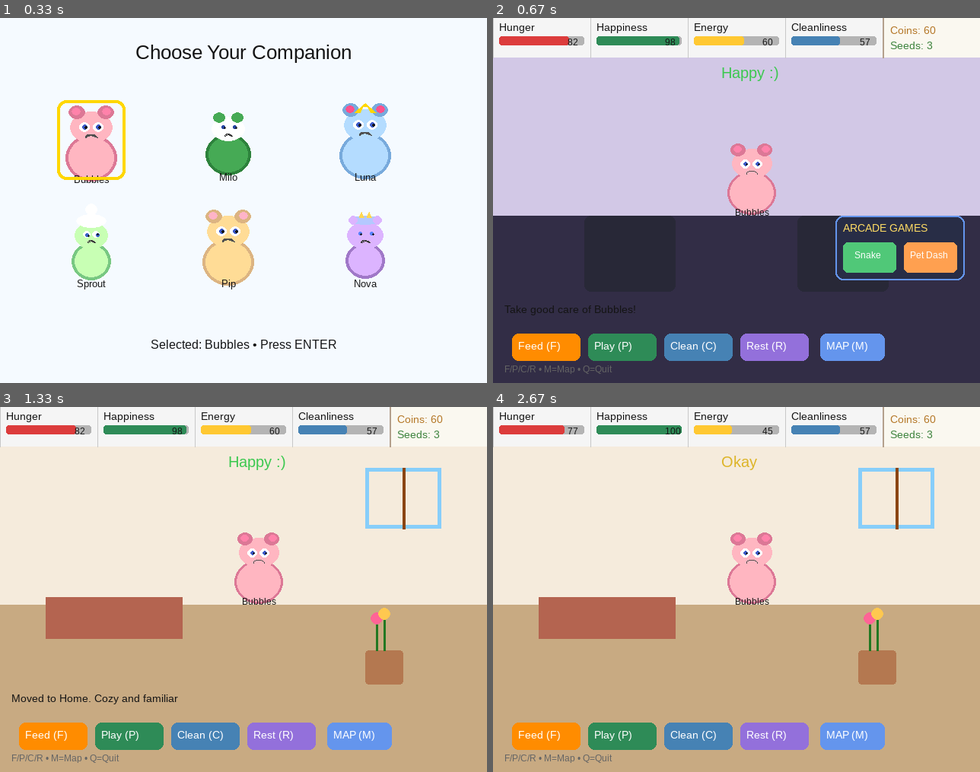
Above: before the commit, frames 1-4 (two rows, left to right).
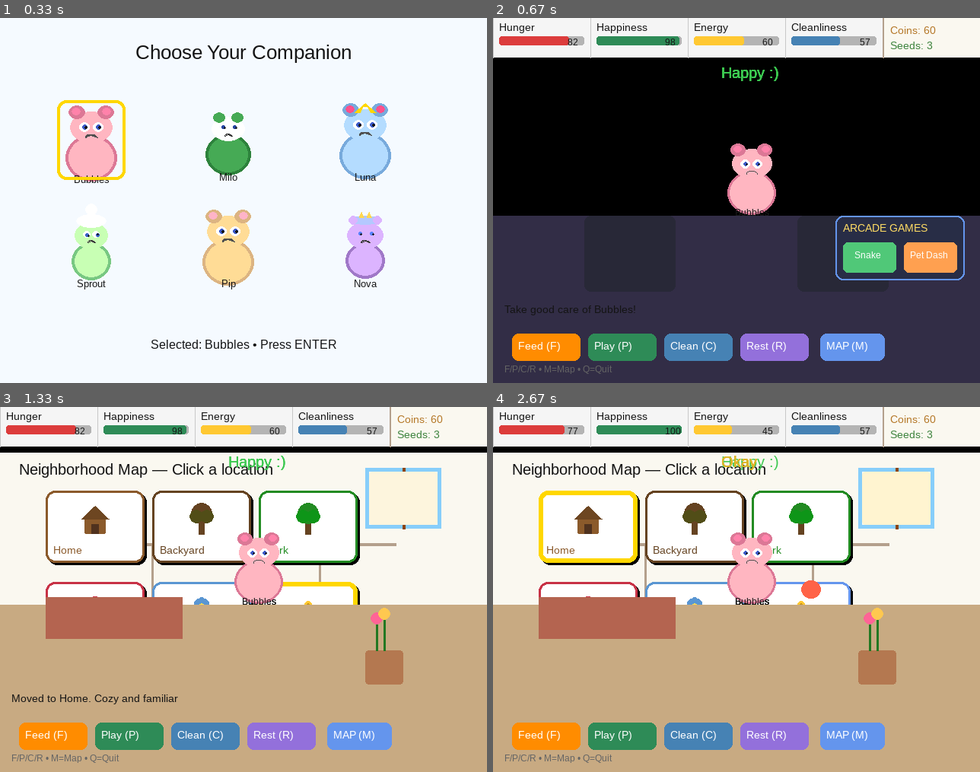
Above: after the commit, the same moments.

Repository: nickamis606/ourworld
Game: pygame game, started from main_pygame.py
Two runs of this game, one before a commit and one after it. Both use one fixed random seed, a clock stepped at 60 frames per second and the inputs below.
Inputs (mouse positions are in pixels of both pictures, inside the frame that each line leads up to):
- Up to frame 1 (0.33 s): no input
- Up to frame 2 (0.67 s): tap Enter at 0.33 s
- Up to frame 3 (1.33 s): hold M 0.67-1.13 s; click (92, 534) at 1.22 s
- Up to frame 4 (2.67 s): click "Play (P)" at 1.55 s; hold M 1.83-2.3 s; click (619, 516) at 2.38 s

Frame 1 is identical in both runs. In frame 2, 42% of the frame differs, in the area x 0-100%, y 10-55%; in frame 3, 17%; in frame 4, 17%.

Commit message:
feat: add cached location backgrounds in MainScene for prettier scene decorations + performance; integrate with new MapOverlay; minor draw path cleanup

Diff:
--- a/scenes/main_scene.py
+++ b/scenes/main_scene.py
@@ -51,6 +51,10 @@
         # Pet sprite - size is now a multiplier on top of normalized base size
         self.pet_sprite = PetSprite(pet_config, size=0.95, pos=(340, 210))
         self.pet_bob = 0.0
+
+        # Cached static backgrounds per location (drawn once on change for performance + richer visuals)
+        self.bg_surfaces: dict[str, pygame.Surface] = {}
+        self._prepare_location_background(self.game_state.pet.location)
 
         self.map_mode = False
         self.anim_state: Optional[dict] = None
@@ -163,6 +167,7 @@
             self.game_state.change_location(loc)
             info = self.game_state.get_current_location_info()
             self.status = f"Moved to {info['name']}. {info['desc']}"
+            self._prepare_location_background(loc)  # refresh cached pretty background
         self.map_mode = False
 
     def update(self, dt: float):
@@ -176,26 +181,21 @@
 
     def draw(self, surface: pygame.Surface):
         loc = self.game_state.pet.location
-        if loc == "home":
-            bg = (245, 235, 220)
-        elif loc == "park":
-            bg = (200, 230, 200)
-        elif loc == "backyard":
-            bg = (200, 235, 195)
-        elif loc == "sweeties_candy_shop":
-            bg = (255, 240, 245)
-        elif loc == "gens_garden":
-            bg = (235, 245, 255)
+
+        # Blit pre-rendered static background (cheap and allows richer detail)
+        if loc in self.bg_surfaces:
+            surface.blit(self.bg_surfaces[loc], (0, 0))
         else:
-            bg = (210, 200, 230)
-        surface.fill(bg)
+            surface.fill((210, 200, 230))
 
         needs = self.game_state.pet.needs
         total_seeds = (self.game_state.pet.inventory.get("flower_seeds", 0) +
                        self.game_state.pet.inventory.get("sunflower_seeds", 0))
         self.stats_bar.draw(surface, needs, self.game_state.pet.coins, total_seeds)
 
-        self._draw_environment(surface, loc)
+        # Dynamic elements drawn on top of cached bg
+        self._draw_garden_plants(surface) if loc == "backyard" else None
+        self._draw_home_decoration(surface) if loc == "home" else None
         self.pet_sprite.draw(surface)
         self._draw_mood(surface)
         self._draw_status(surface)
@@ -218,7 +218,69 @@
         hint = self.tiny_font.render("F/P/C/R • M=Map • Q=Quit", True, (100, 100, 100))
         surface.blit(hint, (15, 455))
 
+    def _prepare_location_background(self, loc: str):
+        """Pre-render the static environment for a location to a cached Surface.
+        Called only on location change → rich detail with zero per-frame cost.
+        This is the key change to make scenes prettier while staying lightweight.
+        """
+        bg = pygame.Surface((self.width, self.height), pygame.SRCALPHA)
+
+        if loc == "home":
+            # Cozy indoor floor + walls + window with warm light glow
+            pygame.draw.rect(bg, (200, 170, 130), (0, 260, self.width, 220))
+            pygame.draw.rect(bg, (135, 206, 250), (480, 80, 100, 80), width=5)
+            pygame.draw.line(bg, (139, 69, 19), (530, 80), (530, 160), 4)
+            # Soft window glow for cozy feel
+            pygame.draw.rect(bg, (255, 240, 200, 50), (485, 85, 90, 70), border_radius=4)
+            pygame.draw.rect(bg, (180, 100, 80), (60, 250, 180, 55))
+            # Home decorations (if unlocked) drawn into the cached bg
+            if self.game_state.pet.home_decorated:
+                base_x, base_y = 480, 320
+                pygame.draw.rect(bg, (180, 120, 80), (base_x, base_y, 50, 45), border_radius=4)
+                pygame.draw.line(bg, (34, 120, 34), (base_x + 15, base_y), (base_x + 15, base_y - 35), 3)
+                pygame.draw.line(bg, (34, 120, 34), (base_x + 25, base_y), (base_x + 25, base_y - 40), 3)
+                pygame.draw.circle(bg, (255, 100, 150), (base_x + 15, base_y - 42), 8)
+                pygame.draw.circle(bg, (255, 200, 80), (base_x + 25, base_y - 48), 8)
+
+        elif loc == "park":
+            pygame.draw.rect(bg, (120, 180, 120), (0, 260, self.width, 220))
+            for tx in (80, 520):
+                pygame.draw.rect(bg, (139, 69, 19), (tx-8, 200, 16, 55))
+                pygame.draw.circle(bg, (34, 160, 50), (tx, 175), 38)
+            # Extra foliage layer for depth and prettier look
+            pygame.draw.circle(bg, (30, 140, 45), (150, 240), 25)
+            pygame.draw.circle(bg, (30, 140, 45), (500, 250), 22)
+            pygame.draw.circle(bg, (25, 120, 40), (300, 235), 18)
+
+        elif loc == "backyard":
+            pygame.draw.rect(bg, (140, 190, 120), (0, 260, self.width, 220))
+            pygame.draw.rect(bg, (101, 67, 33), (80, 290, 480, 110), border_radius=8)
+            pygame.draw.rect(bg, (80, 50, 30), (80, 290, 480, 110), width=3, border_radius=8)
+
+        elif loc == "sweeties_candy_shop":
+            pygame.draw.rect(bg, (255, 235, 240), (0, 260, self.width, 220))
+            pygame.draw.rect(bg, (200, 50, 70), (150, 245, 340, 120), border_radius=6)
+            pygame.draw.polygon(bg, (210, 180, 140), [(140, 245), (320, 200), (500, 245)])
+            # Candy stripe hint on awning for extra charm
+            for i in range(5):
+                stripe_x = 160 + i * 55
+                pygame.draw.line(bg, (255, 200, 220), (stripe_x, 250), (stripe_x + 30, 250), 3)
+
+        elif loc == "gens_garden":
+            pygame.draw.rect(bg, (230, 245, 255), (0, 260, self.width, 220))
+            pygame.draw.rect(bg, (90, 150, 210), (150, 250, 340, 110), border_radius=6)
+            # Soft garden border
+            pygame.draw.rect(bg, (60, 120, 80), (140, 245, 360, 120), width=4, border_radius=8)
+
+        else:
+            pygame.draw.rect(bg, (50, 45, 70), (0, 260, self.width, 220))
+            for x_pos in (120, 400):
+                pygame.draw.rect(bg, (40, 40, 55), (x_pos, 260, 120, 100), border_radius=8)
+
+        self.bg_surfaces[loc] = bg
+
     def _draw_environment(self, surface, loc):
+        # Kept for backward compatibility / future use; cached version in _prepare is preferred
         if loc == "home":
             pygame.draw.rect(surface, (200, 170, 130), (0, 260, self.width, 220))
             pygame.draw.rect(surface, (135, 206, 250), (480, 80, 100, 80), width=5)
@@ -343,6 +405,7 @@
             self.game_state.change_location(loc)
             info = self.game_state.get_current_location_info()
             self.status = f"Moved to {info['name']}. {info['desc']}"
+            self._prepare_location_background(loc)
         self.map_mode = False
 
     def update(self, dt: float):
